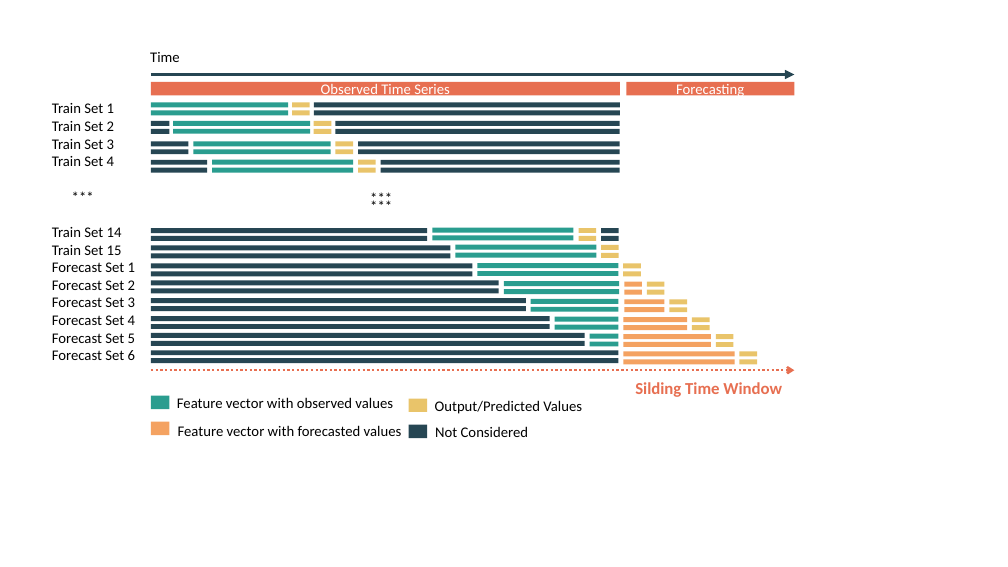
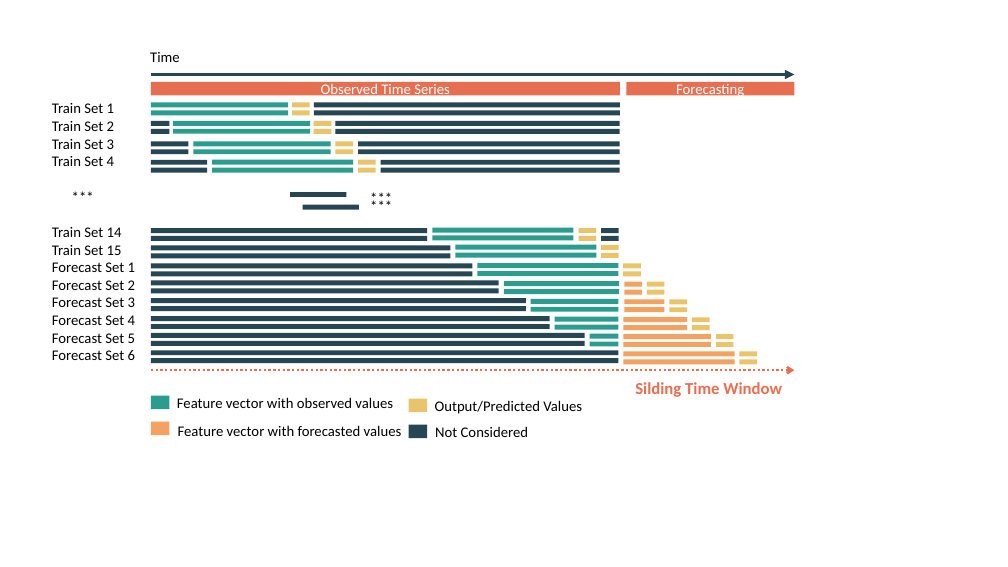
Before and after one commit to vantwoutmaarten/thesis_stock_prediction, a slide deck: slide 2 of latex/figures/Figure_sliding_window.pptx. Drawn at 1008x567 pixels with LibreOffice and Linux fonts; fonts in the diff are those of the drawing. Boxes give left, top, right and bottom in pixels: in the first picture for what was removed or moved away, otherwise in the second. Text is boxed around its words. In the diff, an @@ line names an element or a change of style, - is before the commit and + after.

```diff
--- a/latex/figures/Figure_sliding_window.pptx
+++ b/latex/figures/Figure_sliding_window.pptx
@@ rectangle added at [290,192,346,197], fill #264653 @@
@@ rectangle added at [302,205,358,210], fill #264653 @@
```
Also in this commit, not shown: 1 slide added, 30 other files.
